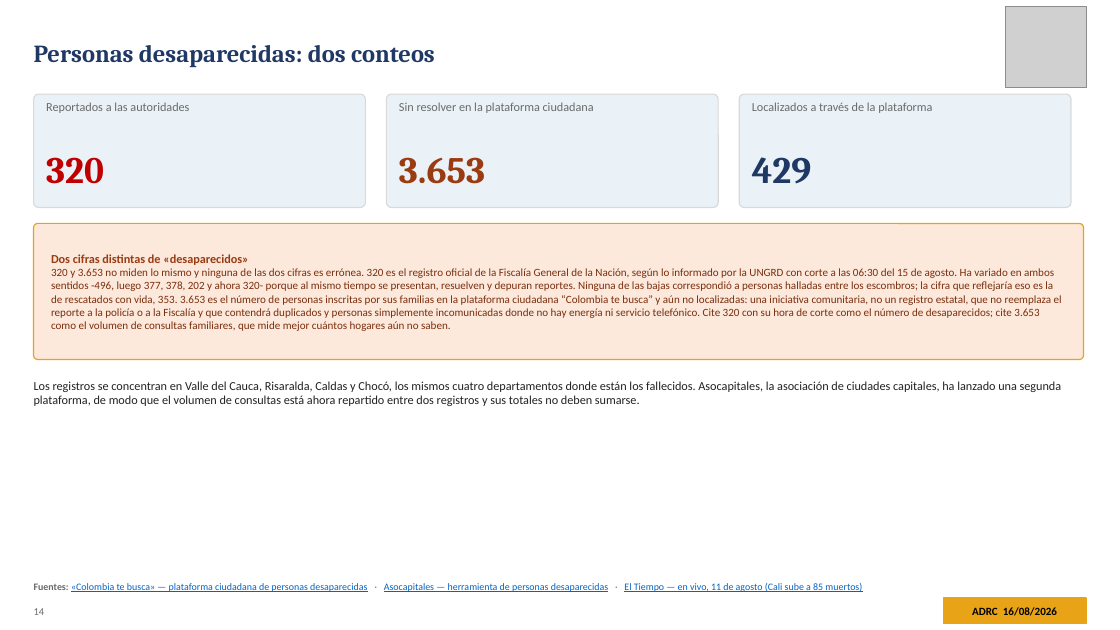
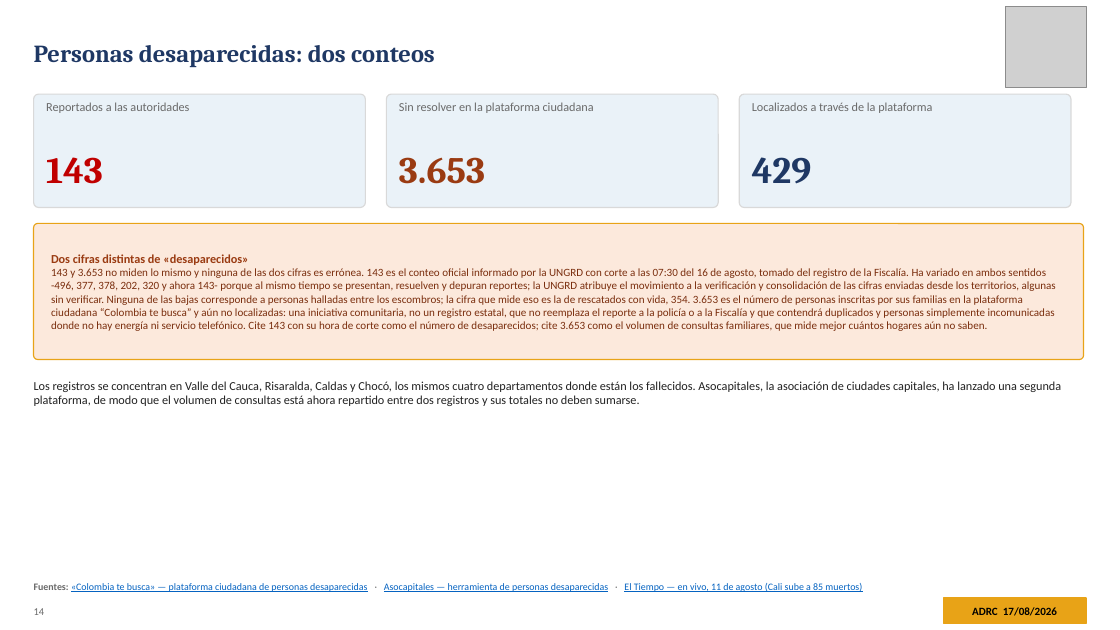
Before and after one commit to kochobi-max/whatsmap, a slide deck: slide 14 of reports/colombia_eq_20260810/output/ADRC_EQ_COL_Choco_20260810_ES.pptx. Drawn at 1120x630 pixels with LibreOffice and Linux fonts; fonts in the diff are those of the drawing; grey boxes stand for pictures. Boxes give left, top, right and bottom in pixels: in the first picture for what was removed or moved away, otherwise in the second. Text is boxed around its words. In the diff, an @@ line names an element or a change of style, - is before the commit and + after.

```diff
--- a/reports/colombia_eq_20260810/output/ADRC_EQ_COL_Choco_20260810_ES.pptx
+++ b/reports/colombia_eq_20260810/output/ADRC_EQ_COL_Choco_20260810_ES.pptx
@@ text at bbox=[46, 157, 103, 184]: text changed @@
-320
+143
@@ text at bbox=[51, 254, 1056, 331]: text changed @@
-Dos cifras distintas de «desaparecidos»
-320 y 3.653 no miden lo mismo y ninguna de las dos cifras es errónea. 320 es el registro oficial de la Fiscalía General de la Nación, según lo informado por la UNGRD con corte a las 06:30 del 15 de agosto. Ha variado en ambos sentidos -496, luego 377, 378, 202 y ahora 320- porque al mismo tiempo se presentan, resuelven y depuran reportes. Ninguna de las bajas correspondió a personas halladas entre los escombros; la cifra que reflejaría eso es la de rescatados con vida, 353. 3.653 es el número de personas inscritas por sus familias en la plataforma ciudadana “Colombia te busca” y aún no localizadas: una iniciativa comunitaria, no un registro estatal, que no reemplaza el reporte a la policía o a la Fiscalía y que contendrá duplicados y personas simplemente incomunicadas donde no hay energía ni servicio telefónico. Cite 320 con su hora de corte como el número de desaparecidos; cite 3.653 como el volumen de consultas familiares, que mide mejor cuántos hogares aún no saben.
+Dos cifras distintas de «desaparecidos»
+143 y 3.653 no miden lo mismo y ninguna de las dos cifras es errónea. 143 es el conteo oficial informado por la UNGRD con corte a las 07:30 del 16 de agosto, tomado del registro de la Fiscalía. Ha variado en ambos sentidos -496, 377, 378, 202, 320 y ahora 143- porque al mismo tiempo se presentan, resuelven y depuran reportes; la UNGRD atribuye el movimiento a la verificación y consolidación de las cifras enviadas desde los territorios, algunas sin verificar. Ninguna de las bajas corresponde a personas halladas entre los escombros; la cifra que mide eso es la de rescatados con vida, 354. 3.653 es el número de personas inscritas por sus familias en la plataforma ciudadana “Colombia te busca” y aún no localizadas: una iniciativa comunitaria, no un registro estatal, que no reemplaza el reporte a la policía o a la Fiscalía y que contendrá duplicados y personas simplemente incomunicadas donde no hay energía ni servicio telefónico. Cite 143 con su hora de corte como el número de desaparecidos; cite 3.653 como el volumen de consultas familiares, que mide mejor cuántos hogares aún no saben.
@@ text at bbox=[972, 607, 1057, 616]: text changed @@
-ADRC 16/08/2026
+ADRC 17/08/2026
```
Also in this commit, not shown: 35 other slides changed, 8 other files.
